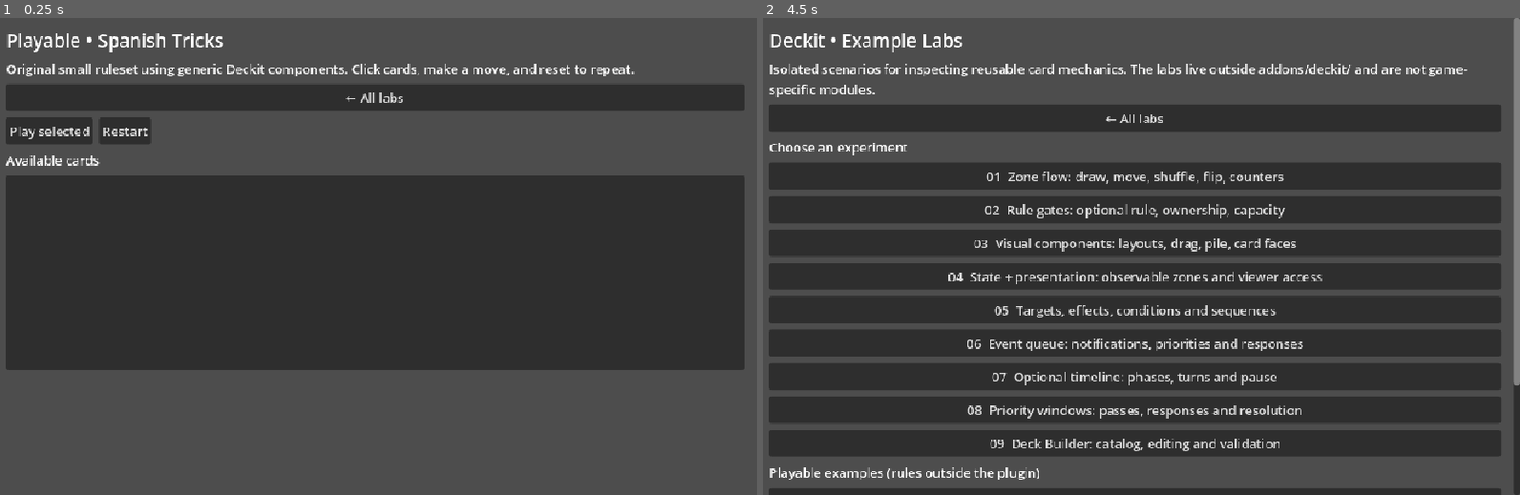
Above: before the commit, frames 1-2 (left to right).
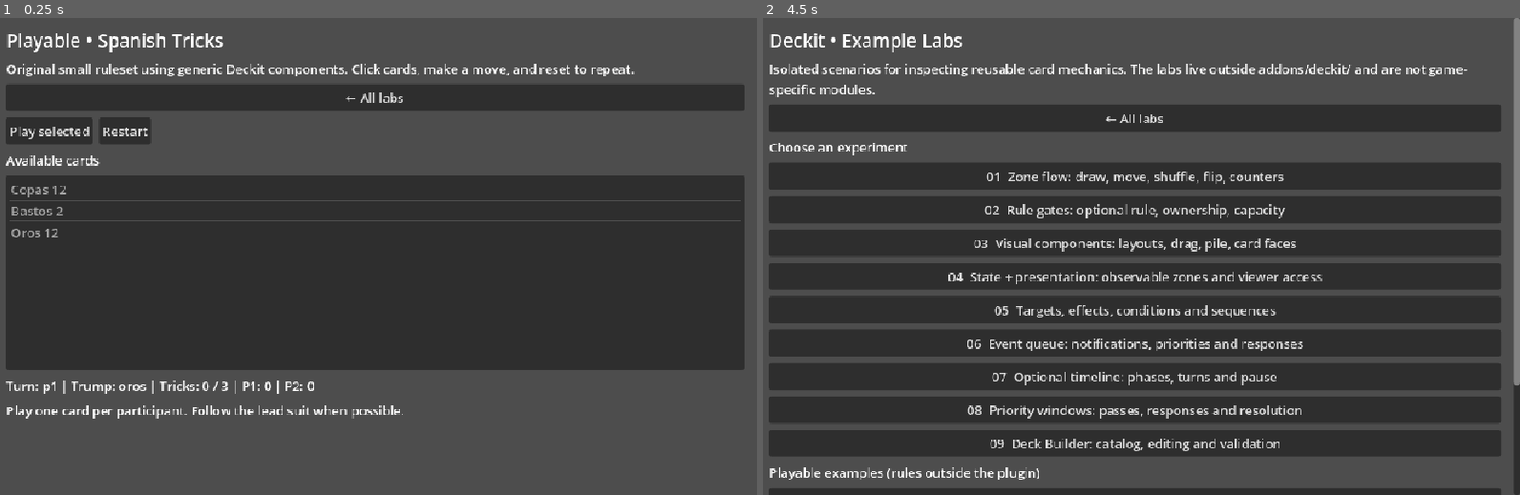
Above: after the commit, the same moments.

Repository: Dragonboon/Deckit
Game: Godot game, scene res://examples/microgames/spanish_tricks.tscn
Two runs of this game, one before a commit and one after it. Both use one fixed random seed, a clock stepped at 60 frames per second and the inputs below. The project has no main scene, so this scene is started directly.
Inputs:
- Up to frame 1 (0.25 s): no input
- Up to frame 2 (4.5 s): click "Restart" at 0.5 s; click "Play selected" at 1.25 s; click "Play selected" at 2 s; click "Restart" at 2.75 s; click "Restart" at 3.5 s; click "← All labs" at 4.25 s

The runs differ from the first frame. In frame 1, 1.3% of the frame differs, in the area x 0-98%, y 35-84%; in frame 2, nothing differs.
Error before the commit: Parse Error: Assigned value for constant "STRENGTH" isn't a constant expression. (res://examples/microgames/spanish_tricks.gd:7)

Commit message:
fix(deckit): avoid SVG preload during editor startup and valid GDScript rank constants

Diff:
--- a/examples/microgames/spanish_tricks.gd
+++ b/examples/microgames/spanish_tricks.gd
@@ -4,7 +4,8 @@
 
 const SUITS: Array[String] = ["oros", "copas", "espadas", "bastos"]
 const RANKS: Array[int] = [1, 2, 3, 4, 5, 6, 7, 10, 11, 12]
-const STRENGTH: PackedInt32Array = PackedInt32Array([1, 3, 12, 11, 10, 7, 6, 5, 4, 2])
+## GDScript constants cannot call PackedInt32Array() constructors.
+const STRENGTH = [1, 3, 12, 11, 10, 7, 6, 5, 4, 2]
 
 var game := DeckitGameState.new()
 var turns := DeckitTurnManager.new()
@@ -94,7 +95,7 @@
 		return turns.end_turn()
 
 	var pair: Array[DeckitCardInstance] = trick.cards.duplicate()
-	var winner_index: int = DeckitCardRanking.trick_winner(pair, trump_suit, STRENGTH)
+	var winner_index: int = DeckitCardRanking.trick_winner(pair, trump_suit, PackedInt32Array(STRENGTH))
 	var winner: StringName = &"p1" if winner_index == 0 and actor == &"p2" else &"p2"
 	# If the first lead was p2 instead, the second player must be p1.
 	if winner_index == 0:
--- /dev/null
+++ b/tests/headless/test_editor_bootstrap.gd
@@ -0,0 +1,27 @@
+## Editor bootstrap regression. Run after the import pass in Godot 4.7.2.
+## The editor plugin itself is loaded automatically when enabled.
+extends SceneTree
+
+
+func _initialize() -> void:
+	call_deferred("_run")
+
+
+func _run() -> void:
+	var issues: Array[String] = []
+	var script: Script = load("res://addons/deckit/plugin.gd") as Script
+	if script == null or not script.can_instantiate():
+		issues.append("Deckit editor plugin script did not compile.")
+	var session := DeckitDemoSpanishTricks.new()
+	if not session.setup(420):
+		issues.append("Spanish microgame failed to initialize.")
+	elif session.get_hand(&"p1").size() != 3 or session.get_hand(&"p2").size() != 3:
+		issues.append("Spanish hands have incorrect sizes.")
+	# Smoke test the const rank list through the native PackedInt32Array API.
+	var ranks := PackedInt32Array(DeckitDemoSpanishTricks.STRENGTH)
+	if ranks.size() != 10 or ranks[0] != 1:
+		issues.append("Spanish rank strength order failed.")
+	for issue in issues:
+		push_error("[Deckit bootstrap] " + issue)
+	print("[Deckit bootstrap] %d issues" % issues.size())
+	quit(0 if issues.is_empty() else 1)
Not shown, changed: addons/deckit/plugin.gd
Not shown, added: docs/EDITOR_BOOTSTRAP.md
Not shown, changed: docs/INTEGRATION_VALIDATION.md
